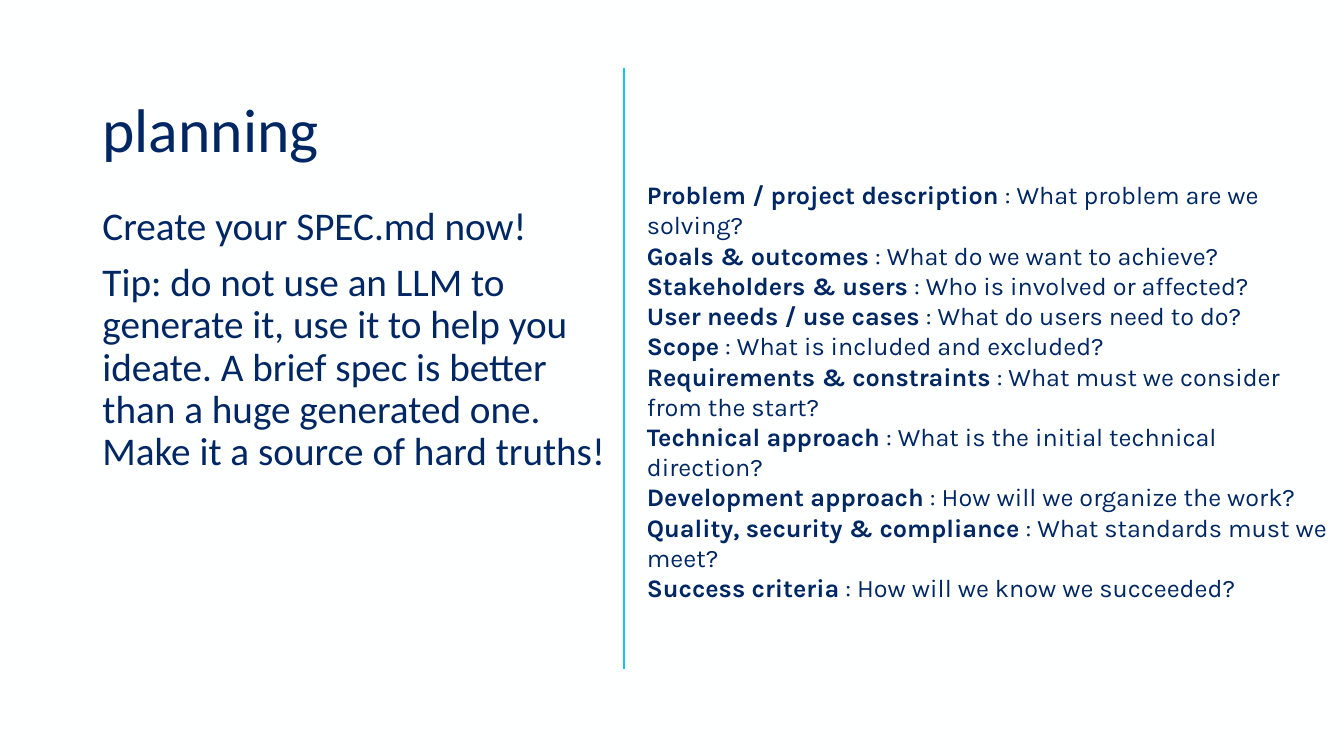
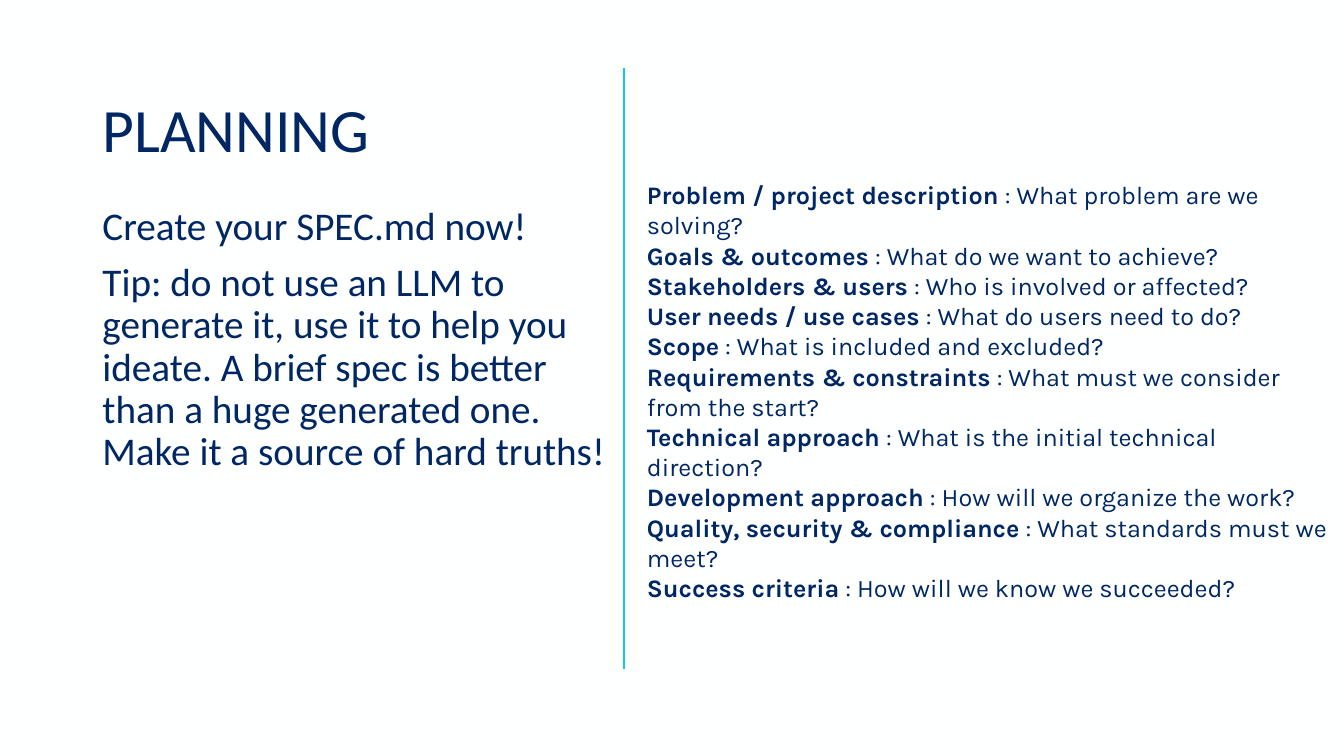
Before and after one commit to HelmholtzAI-Consultants-Munich/agentic-coding-hands-on, a slide deck: slide 8 of agentic_coding_workshop.pptx. Drawn at 1344x756 pixels with LibreOffice and Linux fonts; fonts in the diff are those of the drawing; background and template pictures are left out. Boxes give left, top, right and bottom in pixels: in the first picture for what was removed or moved away, otherwise in the second. Text is boxed around its words. In the diff, an @@ line names an element or a change of style, - is before the commit and + after.

Commit message:
updated slides

```diff
--- a/agentic_coding_workshop.pptx
+++ b/agentic_coding_workshop.pptx
@@ title at box(102, 112, 369, 153): text changed @@
-planning
+PLANNING
```
Also in this commit, not shown: 2 other slides changed, 1 other file.
